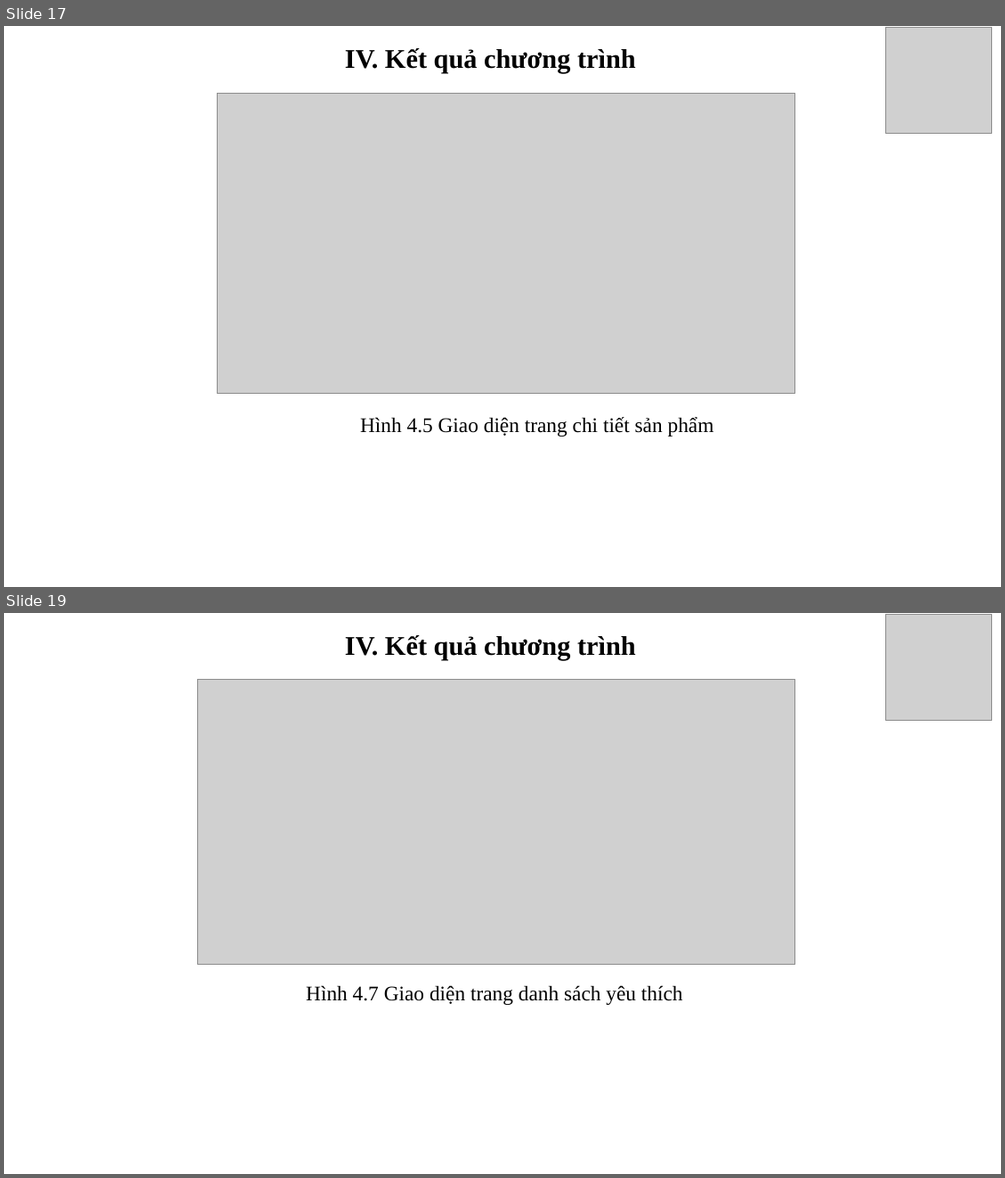
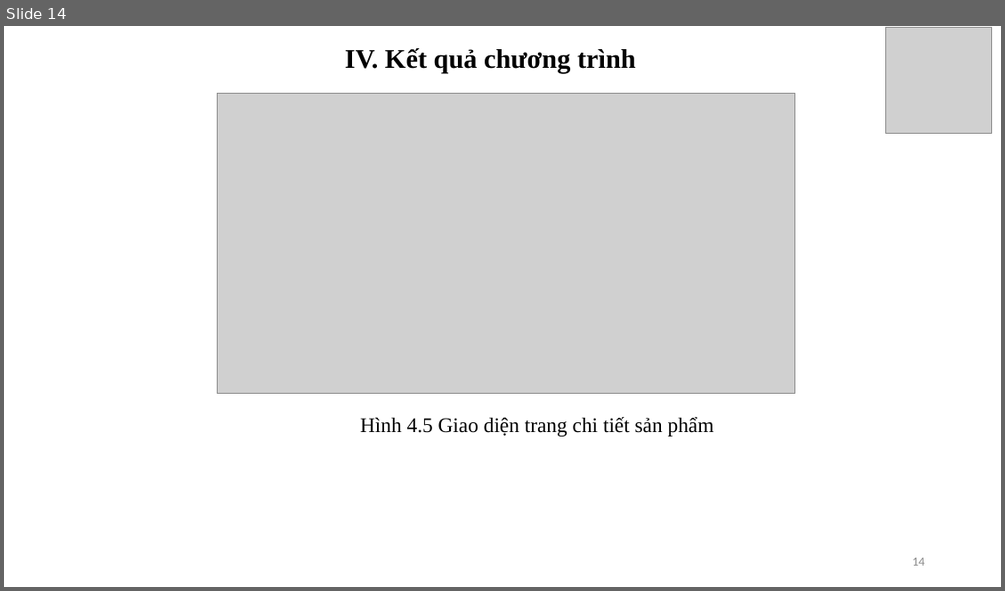
Before and after one commit to ngocanhnguyen160998/DATN, a slide deck: BaoCao/SlideDoAn_NguyenNgocAnh_2017605519.pptx. Shown one above the other, each under a label of ours: slides 17 and 19 before the commit, slide 14 after it; the slides between them are not shown. The pictures are 1005x1178 and 1005x591 pixels, drawn with LibreOffice and Linux fonts; fonts in the diff are those of the drawing; grey boxes stand for pictures; background and template pictures are left out. Boxes give left, top, right and bottom in pixels: in the first picture for what was removed or moved away, otherwise in the second. Text is boxed around its words. In the diff, an @@ line names an element or a change of style, - is before the commit and + after.

```diff
--- a/BaoCao/SlideDoAn_NguyenNgocAnh_2017605519.pptx
+++ b/BaoCao/SlideDoAn_NguyenNgocAnh_2017605519.pptx
@@ slide 19 removed at (4,613,1001,1174), background picture (left out) @@
@@ text removed at (345,635,636,660) @@
-  IV. Kết quả chương trình
@@ picture removed at (886,615,991,720) @@
@@ picture removed at (198,680,794,965) @@
@@ text removed at (306,985,683,1005) @@
-Hình 4.7 Giao diện trang danh sách yêu thích
@@ what was slide 17 is now slide 14 @@
@@ slide 14 changed as well @@
@@ page number added at (912,557,924,565), 12 pt, text #8C8C8C @@
+14
```
Also in this commit, not shown: 15 other slides changed, 6 other slides removed.
